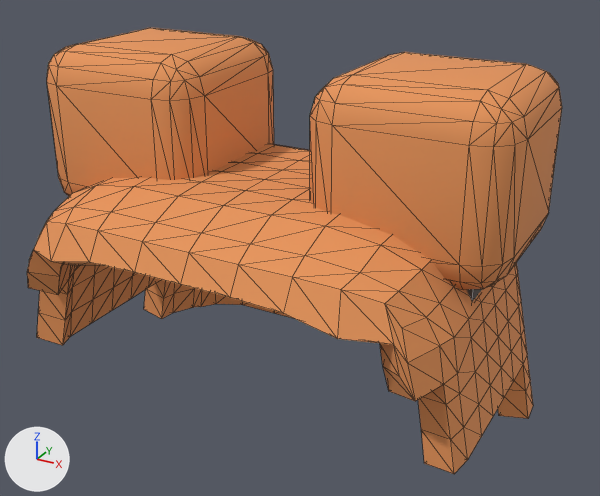
A saved change to the glTF model public/assets/models/characters/wardrobe/hair-buns-red.glb.
One viewpoint serves both versions: a 50 mm lens placed at (0.357, -0.604, 0.474), pointed at (0.014, 0.018, 0.162). Arrows for +X, +Y and +Z are at lower left; the lights stay in place. The picture after the commit comes second. Mesh edges are drawn as thin lines. Vertices at exactly the same position are counted once.

The first picture shows 'hair_bun_-1', 'hair_bun_1', 'hair_shell' and 1 more.
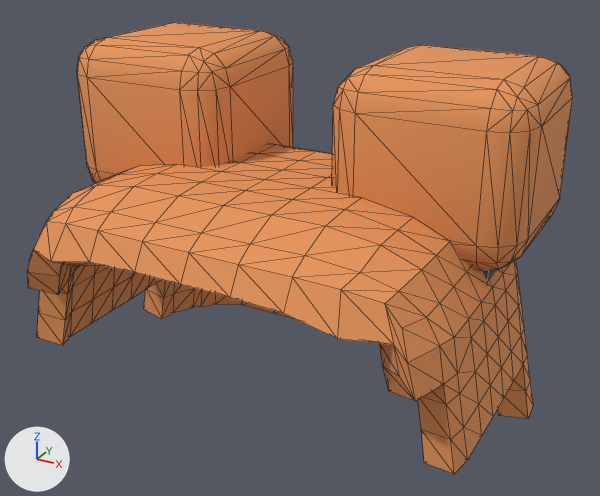
Location of each change, [x1, y1, x2, y2] in pixels of the pictures (600 x 496 px):
'hair_bun_1', moved: before [310, 52, 562, 290]; after [332, 45, 573, 270]
'hair_bun_-1', moved: before [47, 28, 274, 196]; after [77, 22, 293, 183]

Edits to the bpy script that builds the scene:
```text
Change me_hair_bun__1:
    used by ob_hair_bun__1; location = (0.0, 0.0, 0.0)
    remove me_hair_bun__1.from_pydata(...)  # 96 vertices, 188 faces; spans x -0.223..-0.053, y -0.06..0.11, z 0.184..0.34
    add me_hair_bun__1.from_pydata(...)  # 96 vertices, 188 faces; spans x -0.223..-0.053, y -0.02..0.15, z 0.184..0.34
    me_hair_bun__1 part 1: the whole mesh is moved by (0.0, 0.04, 0.0)
Change me_hair_bun_1:
    used by ob_hair_bun_1; location = (0.0, 0.0, 0.0)
    remove me_hair_bun_1.from_pydata(...)  # 96 vertices, 188 faces; spans x 0.053..0.223, y -0.06..0.11, z 0.184..0.34
    add me_hair_bun_1.from_pydata(...)  # 96 vertices, 188 faces; spans x 0.053..0.223, y -0.02..0.15, z 0.184..0.34
    me_hair_bun_1 part 2: the whole mesh is moved by (0.0, 0.04, 0.0)
```
